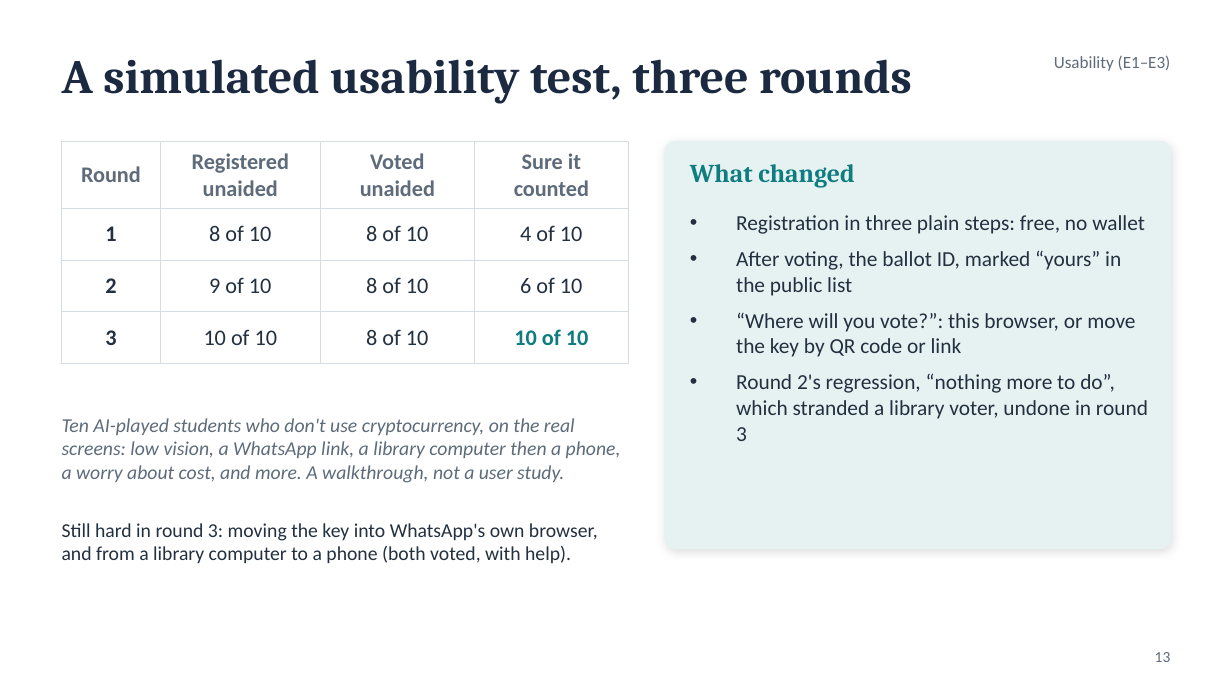
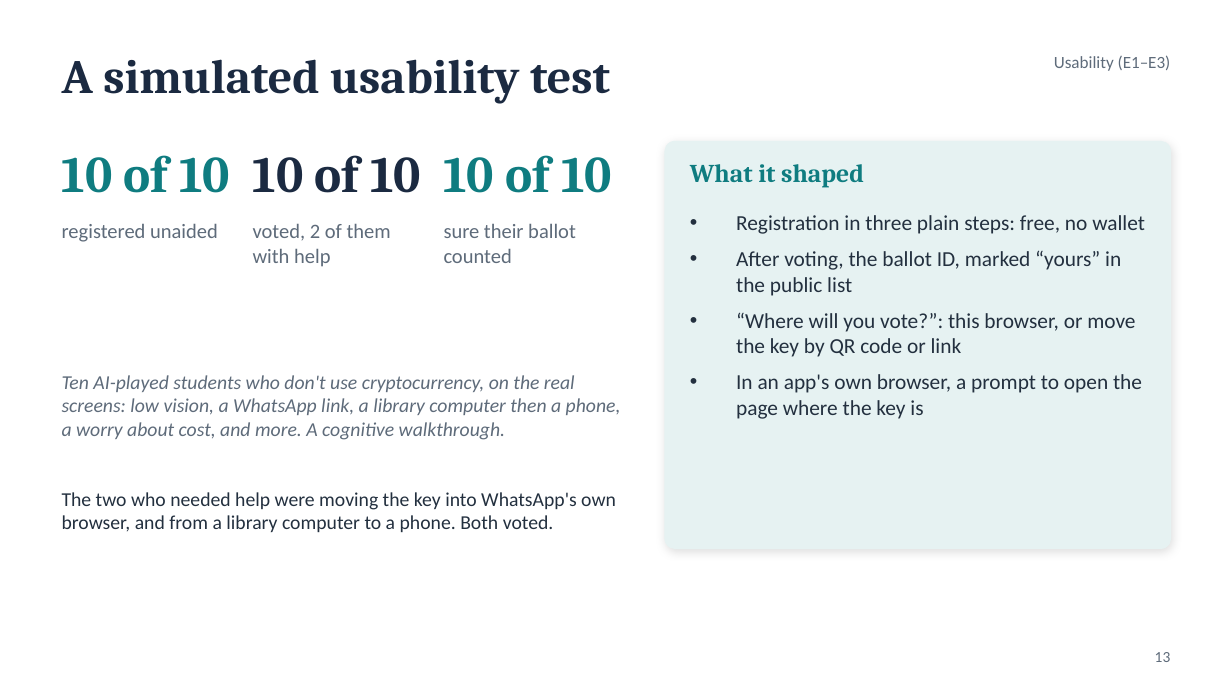
Before and after one commit to Chaitanya-Keyal/decentralized-voting-system, a slide deck: slide 13 of reports/eval2-slides.pptx. Drawn at 1232x693 pixels with LibreOffice and Linux fonts; fonts in the diff are those of the drawing. Boxes give left, top, right and bottom in pixels: in the first picture for what was removed or moved away, otherwise in the second. Text is boxed around its words. In the diff, an @@ line names an element or a change of style, - is before the commit and + after.

Commit message:
docs(report): describe the final system, with Google sign-in only
The report and slides now describe the system as built, without the history of building it:
the dates and slips in the plan, the fixes the measurements prompted, and the before-and-after
comparisons are gone, except where a comparison explains a choice, as the relayer's pipelined
sends and its minimum tip do. Differences from Evaluation 1 are still listed with their reasons.
Registration is by Google sign-in alone, and E3 is reported as the simulation it was. eval2.pdf
(34 pages) and the slides are rebuilt.

```diff
--- a/reports/eval2-slides.pptx
+++ b/reports/eval2-slides.pptx
@@ text at [62, 59, 610, 103]: text changed @@
-A simulated usability test, three rounds
+A simulated usability test
@@ table removed at [62, 142, 628, 349], 4 rows, 4 columns @@
-Round | Registered unaided | Voted unaided | Sure it counted
-1 | 8 of 10 | 8 of 10 | 4 of 10
-2 | 9 of 10 | 8 of 10 | 6 of 10
-3 | 10 of 10 | 8 of 10 | 10 of 10
@@ text added at [62, 155, 230, 193], 30 pt, text #0F7C80, bold @@
+10 of 10
@@ text added at [253, 155, 421, 193], 30 pt, text #1B2A41, bold @@
+10 of 10
@@ text added at [444, 155, 612, 193], 30 pt, text #0F7C80, bold @@
+10 of 10
@@ text at [690, 164, 864, 187]: text changed @@
-What changed
+What it shaped
@@ text added at [62, 223, 218, 242], 12 pt, text #5E6B7A @@
+registered unaided
@@ text added at [253, 223, 391, 267], 12 pt, text #5E6B7A @@
+voted, 2 of them with help
@@ text added at [444, 223, 576, 263], 12 pt, text #5E6B7A @@
+sure their ballot counted
@@ text at [62, 375, 621, 440]: text changed @@
-Ten AI-played students who don't use cryptocurrency, on the real screens: low vision, a WhatsApp link, a library computer then a phone, a worry about cost, and more. A walkthrough, not a user study.
+Ten AI-played students who don't use cryptocurrency, on the real screens: low vision, a WhatsApp link, a library computer then a phone, a worry about cost, and more. A cognitive walkthrough.
@@ text at [736, 374, 1142, 419]: text changed @@
-• Round 2's regression, “nothing more to do”, which stranded a library voter, undone in round 3
+• In an app's own browser, a prompt to open the page where the key is
@@ text at [62, 492, 616, 532]: text changed @@
-Still hard in round 3: moving the key into WhatsApp's own browser, and from a library computer to a phone (both voted, with help).
+The two who needed help were moving the key into WhatsApp's own browser, and from a library computer to a phone. Both voted.
```
Also in this commit, not shown: 3 other slides changed, 12 other files.
